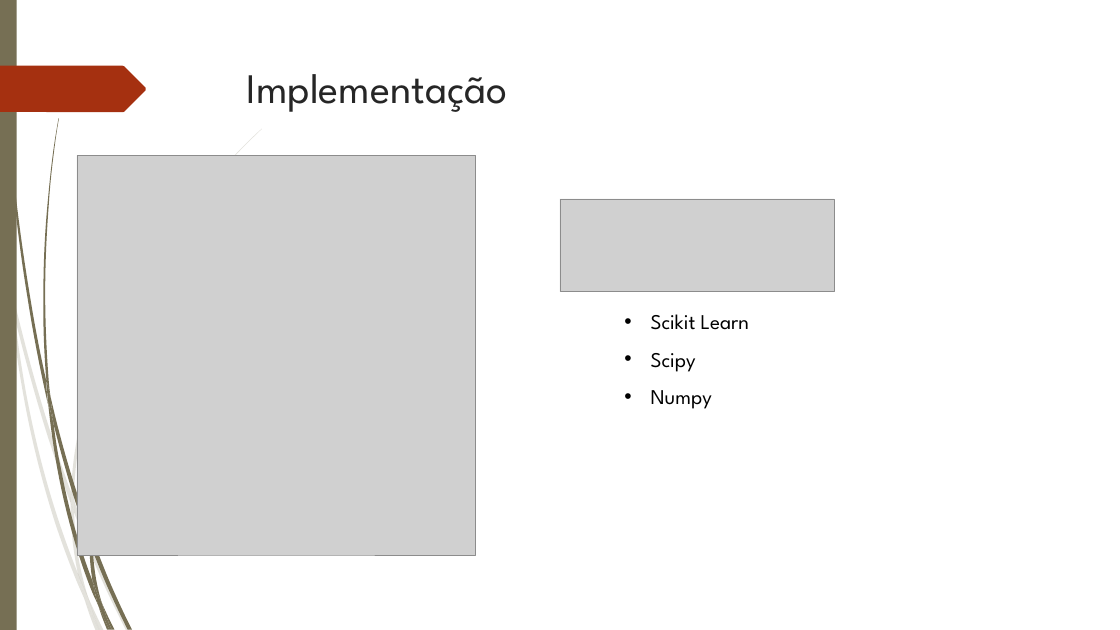
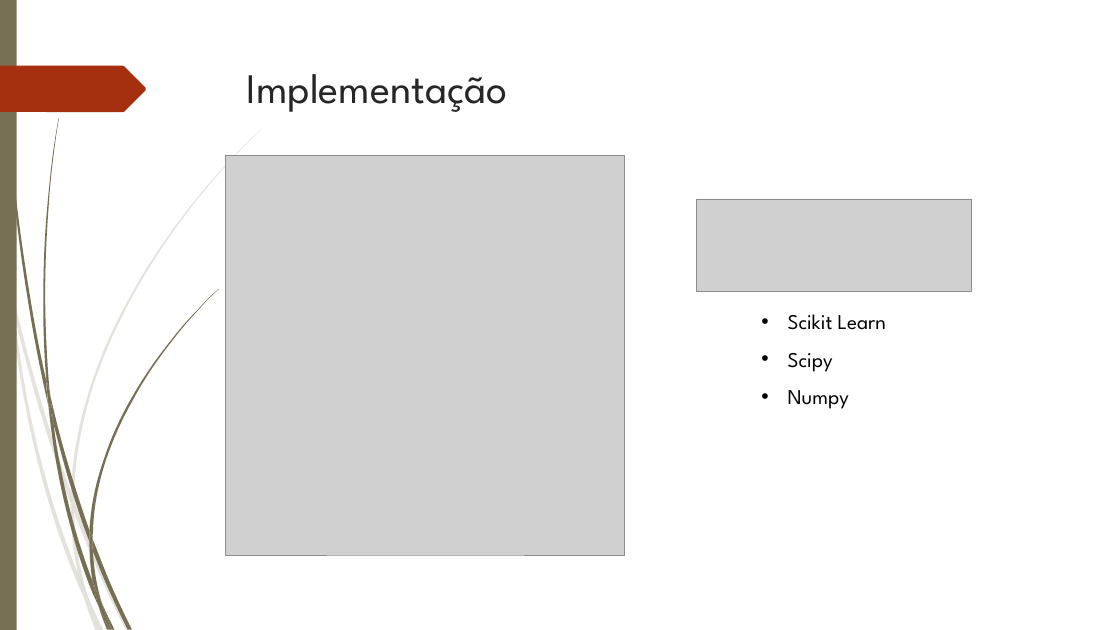
Before and after one commit to dinaldoap/cin_am, a slide deck: slide 6 of apresentacao/apresentacao.pptx. Drawn at 1120x630 pixels with LibreOffice and Linux fonts; fonts in the diff are those of the drawing; grey boxes stand for pictures. Boxes give left, top, right and bottom in pixels: in the first picture for what was removed or moved away, otherwise in the second. Text is boxed around its words. In the diff, an @@ line names an element or a change of style, - is before the commit and + after.

```diff
--- a/apresentacao/apresentacao.pptx
+++ b/apresentacao/apresentacao.pptx
@@ picture: place and size @@
-picture at bbox=[77, 155, 476, 555]
+picture at bbox=[226, 155, 625, 555]
@@ picture: place and size @@
-picture at bbox=[560, 199, 834, 292]
+picture at bbox=[697, 199, 971, 292]
@@ freeform shape added at bbox=[89, 289, 218, 539], fill #766F54 @@
@@ text "Scikit Learn": place and size @@
-text "Scikit Learn" at bbox=[651, 314, 749, 409]
+text "Scikit Learn" at bbox=[788, 314, 886, 409]
@@ freeform shape added at bbox=[89, 530, 92, 551], fill #766F54 @@
```
Also in this commit, not shown: 2 other slides changed.
